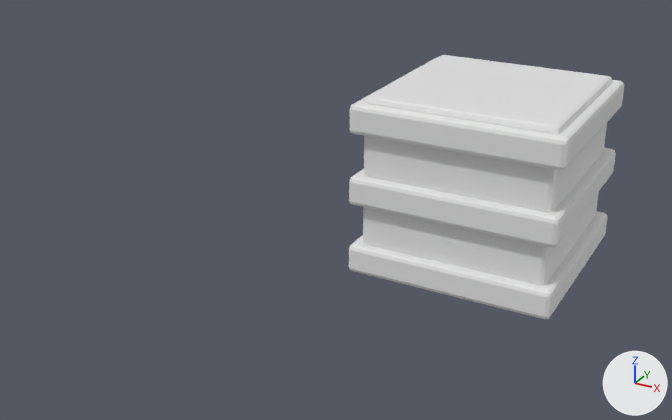
A saved change to the FBX model Assets/FBX/generated/SM_Ship_Trader_01_Reactor.fbx.
Both versions are drawn from a 50 mm camera at (229.0, -668.0, 275.0) aimed at (-30.0, -195.0, 39.0). The axes (+X, +Y, +Z) are drawn at lower right. The lights are the same throughout. The older version comes first.

Names of what the first picture shows: 'SM_Ship_Trader_01_Reactor'.
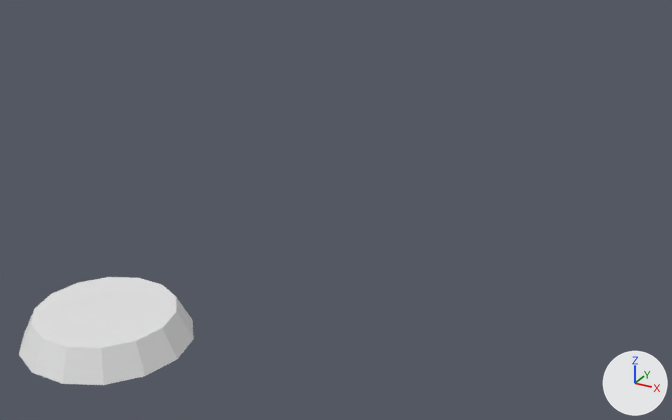
Where the change shows, as pixel boxes (x1, y1, x2, y2) in the pictures (672 x 420 px):
'SM_Ship_Trader_01_Reactor', reshaped, moved (36% narrower, 59% shorter): before (349, 55, 624, 319); after (19, 277, 194, 385)
part 1 of me_cube_116, added: after (19, 277, 194, 385)
part 2 of me_cube_116, deleted: before (363, 55, 612, 316)
part 3 of me_cube_116, deleted: before (349, 211, 608, 319)
part 4 of me_cube_116, deleted: before (349, 148, 616, 247)
part 5 of me_cube_116, deleted: before (350, 58, 624, 170)

Patch to the scene script:
```diff
--- a/Assets/FBX/generated/SM_Ship_Trader_01_Reactor.fbx.py
+++ b/Assets/FBX/generated/SM_Ship_Trader_01_Reactor.fbx.py
@@ me_cube_116 @@
 # used by ob_sm_ship_trader_01_reactor; location = (0.0, 0.0, 0.0)
-me_cube_116.from_pydata(...)  # 224 vertices, 216 faces; spans x -82.0..82.0, y -82.0..82.0, z -74.0..74.0
+me_cube_116.from_pydata(...)  # 28 vertices, 16 faces; spans x -34.0..34.0, y -33.0..33.0, z -6.0..6.0
+# me_cube_116 part 1: a new loose piece, a 14-sided cut cone along z (radius 34.0 at the low end, 28.0 at the high end) spanning x -34.0..34.0, y -33.0..33.0, z -6.0..6.0, in mat_m_reactor_block (white #e7e7e7)
+# me_cube_116 part 2: the loose piece of 56 vertices spanning x -74.0..74.0, y -74.0..74.0, z -74.0..74.0 is deleted
+# me_cube_116 part 3: the loose piece of 56 vertices spanning x -82.0..82.0, y -82.0..82.0, z -69.0..-46.0 is deleted
+# me_cube_116 part 4: the loose piece of 56 vertices spanning x -82.0..82.0, y -82.0..82.0, z -12.0..12.0 is deleted
+# me_cube_116 part 5: the loose piece of 56 vertices spanning x -82.0..82.0, y -82.0..82.0, z 46.0..69.0 is deleted
 me_cube_116.materials.append(mat_m_reactor_block)
@@ ob_sm_ship_trader_01_reactor @@
 ob_sm_ship_trader_01_reactor = bpy.data.objects.new('SM_Ship_Trader_01_Reactor', me_cube_116)
-ob_sm_ship_trader_01_reactor.location = (0.0, 0.0, 0.0)
+ob_sm_ship_trader_01_reactor.location = (0.0, -435.2, 88.6)
```
